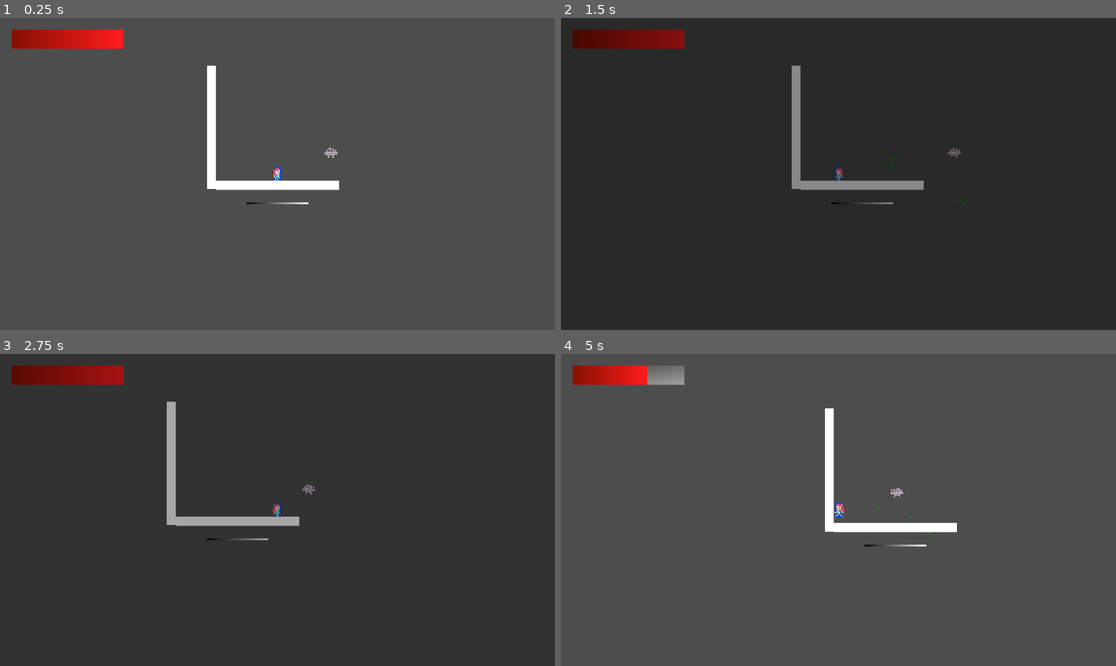
Above: before the commit, frames 1-4 (two rows, left to right).
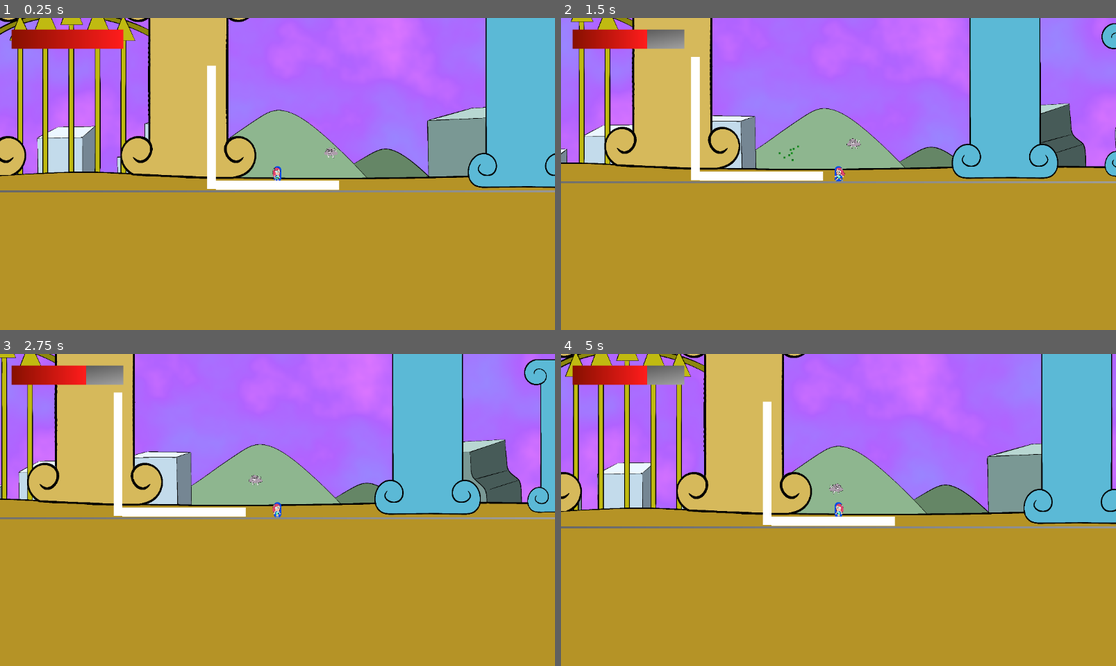
Above: after the commit, the same moments.

Repository: catloaf2048/TavernJam
Game: Godot game, scene res://Assets/Scene/Main.tscn
Two runs of this game, one before a commit and one after it. Both use one fixed random seed, a clock stepped at 60 frames per second and the inputs below.
Inputs (mouse positions are in pixels of both pictures, inside the frame that each line leads up to):
- Up to frame 1 (0.25 s): no input
- Up to frame 2 (1.5 s): tap Enter (ui_accept) at 0.5, 0.77 s; move the mouse to (960, 158) at 0.52 s; hold Right (ui_right) 0.53-1.28 s; click (960, 158) at 0.6 s; move the mouse to (727, 189) at 1.27 s; hold Left (ui_left) from 1.28 s (still down); click (727, 189) at 1.35 s
- Up to frame 3 (2.75 s): tap Enter (ui_accept) at 1.52 s; move the mouse to (333, 441) at 2.02 s; release Left (ui_left) at 2.03 s; hold Right (ui_right) from 2.03 s (still down); click (333, 441) at 2.1 s
- Up to frame 4 (5 s): move the mouse to (810, 572) at 2.77 s; click (810, 572) at 2.85 s; tap Enter (ui_accept) at 3.02, 3.77, 4.52 s; move the mouse to (1005, 556) at 3.52 s; release Right (ui_right) at 3.53 s; hold Left (ui_left) from 3.53 s (still down); click (1005, 556) at 3.6 s; move the mouse to (672, 463) at 4.27 s; click (672, 463) at 4.35 s

The runs differ from the first frame. In frame 1, 97% of the frame differs, in the area x 0-100%, y 0-100%; in frame 2, 100%; in frame 3, 100%; in frame 4, 99%.

Commit message:
Added backgrounds

Diff:
--- a/Assets/Scene/World.tscn
+++ b/Assets/Scene/World.tscn
@@ -1,6 +1,9 @@
 [gd_scene format=3 uid="uid://bu2xcv3srog0u"]
 
 [ext_resource type="Script" uid="uid://chdx6fnlftur5" path="res://src/GDScript/KillTrigger.gd" id="1_sh7mi"]
+[ext_resource type="Texture2D" uid="uid://dtxs37wv02lf5" path="res://Assets/Sprite/Background/BG_PARALLAX.PNG" id="2_klbmg"]
+[ext_resource type="Texture2D" uid="uid://dbibmoeh6secv" path="res://Assets/Sprite/Background/BG_FOREGROUND.PNG" id="3_688b1"]
+[ext_resource type="Texture2D" uid="uid://caws677ab6gk6" path="res://Assets/Sprite/Background/SkyTexture.tres" id="3_ntegu"]
 
 [sub_resource type="Gradient" id="Gradient_klbmg"]
 
@@ -11,9 +14,19 @@
 
 [sub_resource type="WorldBoundaryShape2D" id="WorldBoundaryShape2D_688b1"]
 
+[sub_resource type="Gradient" id="Gradient_688b1"]
+offsets = PackedFloat32Array(0)
+colors = PackedColorArray(0.70980394, 0.5764706, 0.14901961, 1)
+
+[sub_resource type="GradientTexture1D" id="GradientTexture1D_clwv2"]
+gradient = SubResource("Gradient_688b1")
+width = 8192
+
 [node name="World" type="Node2D" unique_id=1618281570]
 
-[node name="StaticBody2D" type="StaticBody2D" parent="." unique_id=1569473119]
+[node name="StaticBody2D" type="StaticBody2D" parent="." unique_id=1569473119 groups=["Ground"]]
+position = Vector2(0, -25)
+scale = Vector2(50, 1)
 
 [node name="Sprite2D" type="Sprite2D" parent="StaticBody2D" unique_id=1098976447]
 position = Vector2(0, 2)
@@ -28,3 +41,38 @@
 
 [node name="CollisionShape2D" type="CollisionShape2D" parent="KillTrigger" unique_id=76374168]
 shape = SubResource("WorldBoundaryShape2D_688b1")
+
+[node name="ParallaxParent" type="Node2D" parent="." unique_id=1685248988]
+z_index = -1
+
+[node name="BG" type="Parallax2D" parent="ParallaxParent" unique_id=1017633204]
+z_index = -2
+scroll_scale = Vector2(0.2, 0.2)
+scroll_offset = Vector2(1000, 0)
+repeat_size = Vector2(4000, 0)
+repeat_times = 5
+
+[node name="Sprite2D" type="Sprite2D" parent="ParallaxParent/BG" unique_id=1420392354]
+scale = Vector2(0.4, 0.4)
+texture = ExtResource("2_klbmg")
+
+[node name="Sky" type="Parallax2D" parent="ParallaxParent" unique_id=333264157]
+z_index = -3
+scroll_scale = Vector2(0.1, 0.1)
+repeat_size = Vector2(1024, 0)
+autoscroll = Vector2(-15, 0)
+repeat_times = 5
+
+[node name="Sprite2D" type="Sprite2D" parent="ParallaxParent/Sky" unique_id=844459263]
+texture = ExtResource("3_ntegu")
+
+[node name="Ground" type="Sprite2D" parent="ParallaxParent" unique_id=576645968]
+position = Vector2(0, 175.24998)
+scale = Vector2(1, 351.49997)
+texture = SubResource("GradientTexture1D_clwv2")
+
+[node name="FG" type="Sprite2D" parent="ParallaxParent" unique_id=497449397]
+z_index = -1
+position = Vector2(1500, -200)
+scale = Vector2(0.3, 0.3)
+texture = ExtResource("3_688b1")
--- /dev/null
+++ b/Assets/Sprite/Background/SkyTexture.tres
@@ -0,0 +1,15 @@
+[gd_resource type="NoiseTexture2D" format=3 uid="uid://caws677ab6gk6"]
+
+[sub_resource type="Gradient" id="Gradient_ntegu"]
+offsets = PackedFloat32Array(0, 0.5301205, 1)
+colors = PackedColorArray(0.60050005, 0.53, 1, 1, 0.695, 0.39, 1, 1, 0.93200004, 0.49, 1, 1)
+
+[sub_resource type="FastNoiseLite" id="FastNoiseLite_688b1"]
+frequency = 0.0027
+
+[resource]
+width = 1024
+height = 1024
+noise = SubResource("FastNoiseLite_688b1")
+color_ramp = SubResource("Gradient_ntegu")
+seamless = true
Binary file added: Assets/Sprite/Background/BG_FOREGROUND.PNG
Not shown, added: Assets/Sprite/Background/BG_FOREGROUND.PNG.import
Binary file added: Assets/Sprite/Background/BG_PARALLAX.PNG
Not shown, added: Assets/Sprite/Background/BG_PARALLAX.PNG.import
